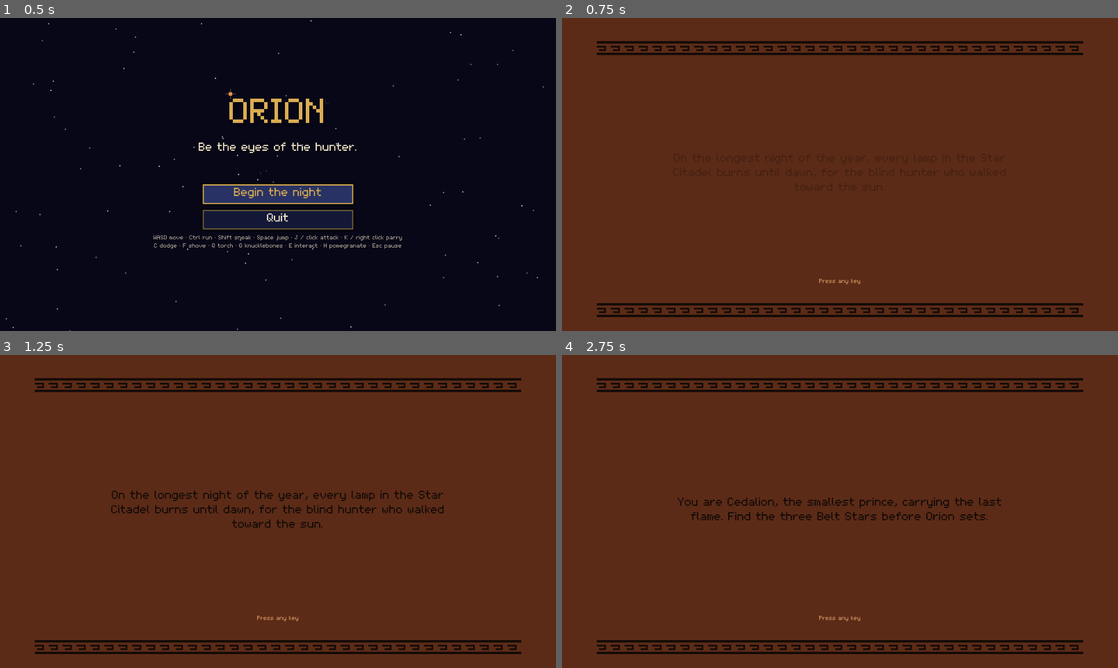
Above: before the commit, frames 1-4 (two rows, left to right).
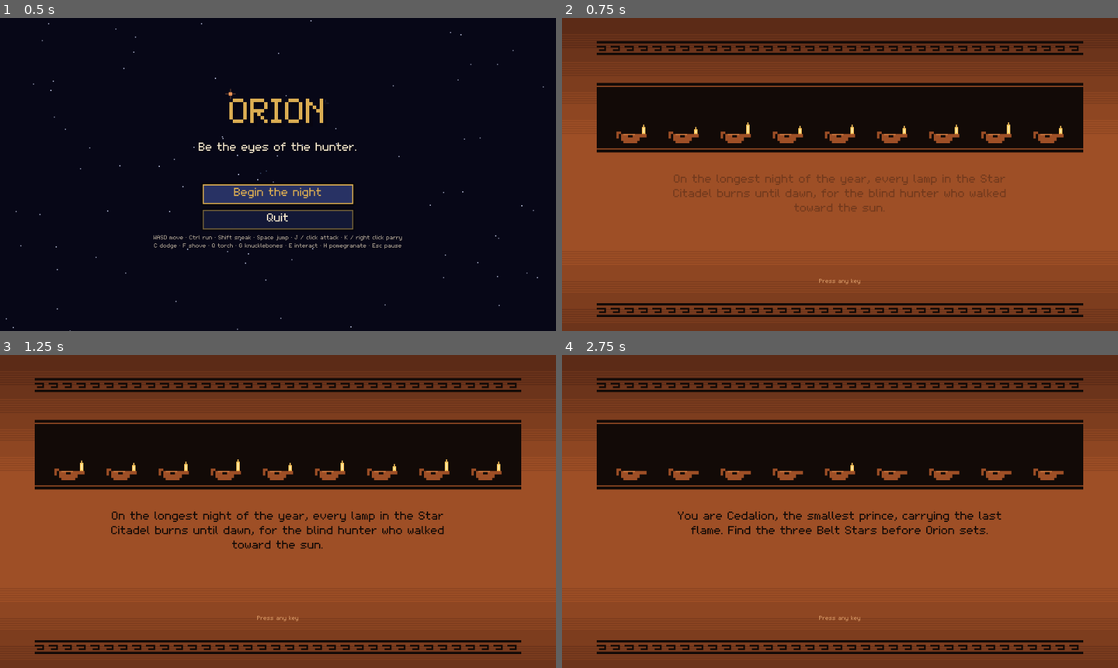
Above: after the commit, the same moments.

Repository: Adichapati/Orion
Game: Godot game, scene res://scenes/main.tscn
The game is run twice, just before and just after one commit, with the same random seed, the same clock (stepped at 60 frames per second) and the same inputs.
Inputs (mouse positions are in pixels of both pictures, inside the frame that each line leads up to):
- Up to frame 1 (0.5 s): no input
- Up to frame 2 (0.75 s): click "Begin the night" at 0.5 s
- Up to frame 3 (1.25 s): no input
- Up to frame 4 (2.75 s): tap Enter at 1.25, 2 s; move the mouse to (962, 495) at 1.27 s; hold D (move_right) 1.28-2 s; tap J (attack) at 1.35 s; click (962, 495) at 1.42 s; tap Space (jump) at 1.52 s; drag from (728, 527) to (812, 574) at 2.02 s

Frame 1 is identical in both runs. In frame 2, 76% of the frame differs, in the area x 0-100%, y 14-98%; in frame 3, 76%; in frame 4, 76%.

Commit message:
Tell the intro story in a glaze band of vigil lamps that go out, under Antares, until one flame is left
Co-Authored-By: Claude Opus 5.5 <noreply@anthropic.com>

Diff:
--- a/scripts/dev/autoshot.gd
+++ b/scripts/dev/autoshot.gd
@@ -48,6 +48,14 @@
 		[5.4, "shot", "", "end"],
 		[5.5, "call", "death"],
 		[6.2, "shot", "", "death"],
+	],
+	"intro": [
+		[0.5, "call", "begin"],
+		[1.8, "shot", "", "intro1"],
+		[1.9, "call", "next"],
+		[5.3, "shot", "", "intro2"],
+		[5.4, "call", "next"],
+		[7.2, "shot", "", "intro3"],
 	],
 	"duel": [
 		[0.6, "call", "near_guard"],
@@ -133,6 +141,10 @@
 				_run([0, "shot", "", "flash"])
 				await get_tree().create_timer(Guard.FLASH_LEAD, true, false, true).timeout
 				_run([0, "shot", "", "strike"])
+			elif e[2] == "next":
+				for c in main.ui.get_children():
+					if c is IntroCards:
+						c._advance()
 			elif e[2] == "begin":
 				main.start_run()
 			elif e[2] == "end":
--- a/scripts/ui/end_card.gd
+++ b/scripts/ui/end_card.gd
@@ -110,15 +110,7 @@
 
 
 func _draw() -> void:
-	# Terracotta, lighter where the vase swells: dithered steps rather than a smooth gradient.
-	draw_rect(Rect2(0, 0, 960, 540), CLAY_DARK)
-	for y in range(0, 540, 2):
-		var k := 1.0 - absf(y - 250.0) / 300.0
-		# Quantised into a few bands, with a checker of the next band at each edge.
-		var lv := clampf(k * 1.5, 0.0, 1.0) * 4.0
-		var step := floorf(lv) + (1.0 if fmod(lv, 1.0) > 0.5 and (y / 2) % 2 == 0 else 0.0)
-		var c := CLAY_DARK.lerp(CLAY, minf(step, 4.0) / 4.0)
-		draw_rect(Rect2(0, y, 960, 2), c)
+	VaseBorder.draw_ground(self)
 	VaseBorder.draw_on(self, INK)
 	# The black glaze band, with a thin reserved line above and below.
 	draw_rect(BAND, INK)
--- a/scripts/ui/intro_cards.gd
+++ b/scripts/ui/intro_cards.gd
@@ -1,6 +1,8 @@
 class_name IntroCards
 extends Control
-## Three short story cards before the first room. Any key or click advances; Esc skips.
+## Three short story cards before the first room, on a black-figure vase. A glaze band above the
+## words tells the story in lamps: the vigil burning, snuffed one by one under Antares, then only
+## Cedalion's flame and the three Belt Stars. Any key or click advances; Esc skips.
 
 signal finished
 
@@ -10,6 +12,11 @@
 	"You are Cedalion, the smallest prince, carrying the last flame. Find the three Belt Stars before Orion sets.",
 ]
 const INK := Color(0.07, 0.04, 0.03)
+const CLAY := Color(0.62, 0.31, 0.15)
+const CLAY_LIGHT := Color(0.86, 0.5, 0.26)
+const FLAME := Color(1.0, 0.78, 0.36)
+const BAND := Rect2(60, 112, 840, 120)
+const LAMPS := 9
 
 var _i := 0
 var _label: Label
@@ -20,18 +27,13 @@
 func _ready() -> void:
 	set_anchors_and_offsets_preset(Control.PRESET_FULL_RECT)
 	process_mode = Node.PROCESS_MODE_ALWAYS
-	var bg := ColorRect.new()
-	bg.color = Color(0.36, 0.17, 0.09)
-	bg.set_anchors_and_offsets_preset(Control.PRESET_FULL_RECT)
-	bg.show_behind_parent = true
-	add_child(bg)
-	var c := UiKit.center()
-	add_child(c)
 	_label = UiKit.label("", 20, INK, HORIZONTAL_ALIGNMENT_CENTER)
 	_label.add_theme_color_override("font_shadow_color", Color(0, 0, 0, 0))
 	_label.autowrap_mode = TextServer.AUTOWRAP_WORD_SMART
+	_label.position = Vector2(170, 270)
+	_label.size = Vector2(620, 0)
 	_label.custom_minimum_size = Vector2(620, 0)
-	c.add_child(_label)
+	add_child(_label)
 	var hint := UiKit.label("Press any key", 12, Color(0.85, 0.6, 0.4), HORIZONTAL_ALIGNMENT_CENTER)
 	hint.add_theme_color_override("font_shadow_color", Color(0, 0, 0, 0))
 	hint.position = Vector2(380, 450)
@@ -51,10 +53,68 @@
 	_t += delta
 	if _t > 9.0:
 		_advance()
+	queue_redraw()
 
 
 func _draw() -> void:
+	VaseBorder.draw_ground(self, 300.0)
 	VaseBorder.draw_on(self, INK)
+	draw_rect(BAND, INK)
+	draw_rect(Rect2(BAND.position.x, BAND.position.y + 5, BAND.size.x, 2), CLAY)
+	draw_rect(Rect2(BAND.position.x, BAND.end.y - 7, BAND.size.x, 2), CLAY)
+	var now := Time.get_ticks_msec() / 1000.0
+	for i in LAMPS:
+		var x := 120.0 + i * 90.0
+		var lit := 1.0
+		if _i == 1:
+			# Snuffed from the right, one every quarter second.
+			lit = 1.0 if _t < 0.6 + (LAMPS - 1 - i) * 0.25 else 0.0
+		elif _i == 2:
+			lit = 1.0 if i == LAMPS / 2 and _t > 0.5 else 0.0
+		_lamp(Vector2(x - 2, BAND.end.y - 32), lit, now + i * 1.7, _i == 1 and lit == 0.0, _t - (0.6 + (LAMPS - 1 - i) * 0.25))
+	if _i == 1:
+		# Antares rises red once the vigil is dark.
+		var a := clampf((_t - 2.9) * 1.5, 0.0, 1.0)
+		if a > 0.0:
+			_star(Vector2(480, BAND.position.y + 40), 4, Color(1.0, 0.3, 0.22, a * (0.85 + 0.15 * sin(now * 4.0))))
+	elif _i == 2:
+		# The three Belt Stars over the last flame, one after another.
+		for k in 3:
+			var a := clampf((_t - 1.0 - k * 0.4) * 3.0, 0.0, 1.0)
+			if a > 0.0:
+				_star(Vector2(444 + k * 36, BAND.position.y + 44 - k * 10), 2, Color(0.85, 0.92, 1.0, a))
+
+
+## A clay oil lamp reserved out of the glaze, with a flickering flame or, just snuffed, a curl of
+## smoke.
+func _lamp(at: Vector2, lit: float, seed: float, smoking: bool, since_out: float) -> void:
+	# Drawn in 2x pixels like the rest of the UI.
+	draw_set_transform(at.round(), 0.0, Vector2(2, 2))
+	draw_rect(Rect2(-8, 0, 16, 6), CLAY)
+	draw_rect(Rect2(-6, 6, 12, 2), CLAY)
+	draw_rect(Rect2(8, 0, 6, 3), CLAY)
+	draw_rect(Rect2(-12, -2, 4, 2), CLAY)
+	draw_rect(Rect2(-12, 0, 2, 4), CLAY)
+	draw_rect(Rect2(-6, 0, 10, 1), CLAY_LIGHT)
+	draw_rect(Rect2(-2, 1, 4, 2), INK)
+	if lit > 0.0:
+		var hgt := 6.0 + roundf(1.5 * sin(seed * 9.0) + 0.8 * sin(seed * 23.0))
+		draw_rect(Rect2(10, -hgt, 3, hgt), FLAME)
+		draw_rect(Rect2(11, -hgt - 2, 1, 2), FLAME)
+		draw_rect(Rect2(11, -hgt + 1, 1, hgt - 2), Color(1, 0.95, 0.75))
+	elif smoking and since_out < 1.6:
+		for k in 4:
+			var y := -3.0 - k * 3.0 - roundf(since_out * 7.0)
+			var x := 11.0 + roundf(sin(since_out * 5.0 + k))
+			draw_rect(Rect2(x, y, 1, 1), Color(CLAY_LIGHT, 0.6 * (1.0 - since_out / 1.6)))
+	draw_set_transform(Vector2.ZERO)
+
+
+func _star(p: Vector2, r: int, col: Color) -> void:
+	p = p.round()
+	draw_rect(Rect2(p - Vector2(r, r), Vector2(r * 2, r * 2)), col)
+	draw_rect(Rect2(p - Vector2(r * 3, 1), Vector2(r * 6, 2)), Color(col, col.a * 0.35))
+	draw_rect(Rect2(p - Vector2(1, r * 3), Vector2(2, r * 6)), Color(col, col.a * 0.35))
 
 
 func _advance() -> void:
--- a/scripts/ui/vase_border.gd
+++ b/scripts/ui/vase_border.gd
@@ -11,3 +11,18 @@
 			item.draw_rect(Rect2(x + 13, y + 8, 3, 9), col)
 			item.draw_rect(Rect2(x + 4, y + 14, 12, 3), col)
 		item.draw_rect(Rect2(60, y + 20, 840, 4), col)
+
+
+const CLAY := Color(0.62, 0.31, 0.15)
+const CLAY_DARK := Color(0.36, 0.17, 0.09)
+
+
+## Terracotta, lighter where the vase swells: a few quantised bands with a checker of the next
+## band at each edge, rather than a smooth gradient.
+static func draw_ground(item: CanvasItem, centre_y := 250.0) -> void:
+	item.draw_rect(Rect2(0, 0, 960, 540), CLAY_DARK)
+	for y in range(0, 540, 2):
+		var k := 1.0 - absf(y - centre_y) / 300.0
+		var lv := clampf(k * 1.5, 0.0, 1.0) * 4.0
+		var step := floorf(lv) + (1.0 if fmod(lv, 1.0) > 0.5 and (y / 2) % 2 == 0 else 0.0)
+		item.draw_rect(Rect2(0, y, 960, 2), CLAY_DARK.lerp(CLAY, minf(step, 4.0) / 4.0))
Not shown, changed: docs/dev/POLISH.md
